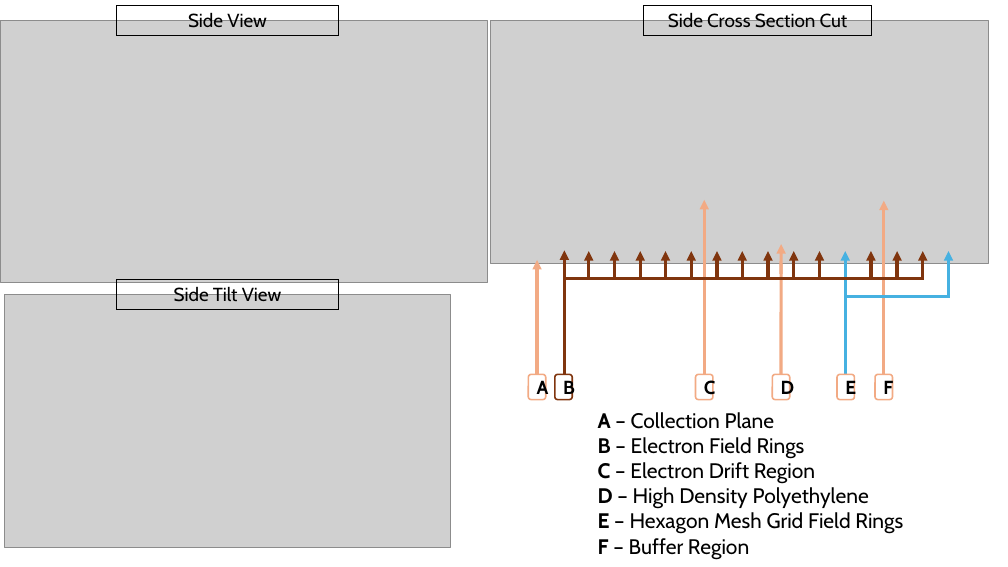
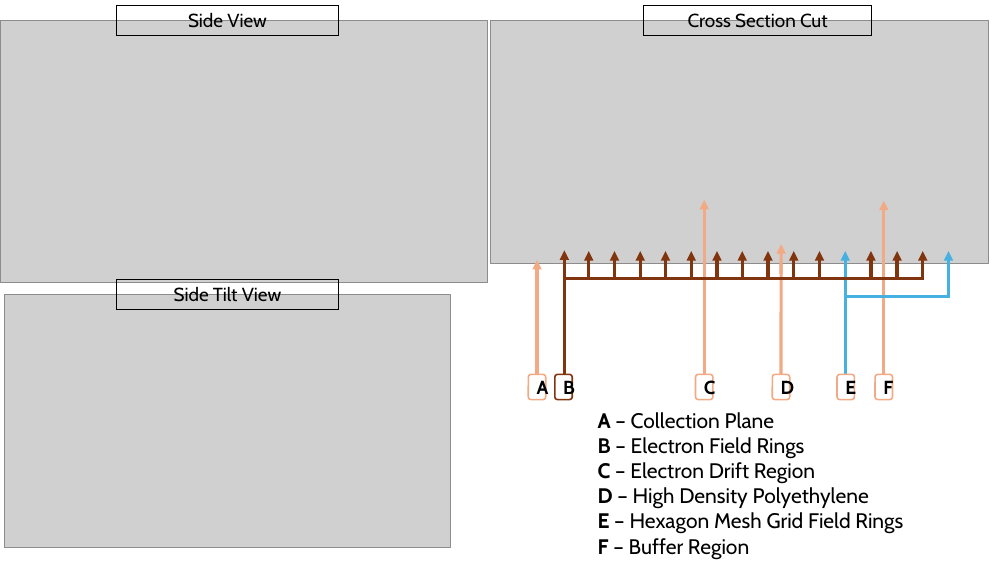
Before and after one commit to barajasalfredo13/UTAH-TPC-Simulation-and-Models, a slide deck: slide 1 of z.ReadMeAssets/UTAH Github.pptx. Drawn at 1008x567 pixels with LibreOffice and Linux fonts; fonts in the diff are those of the drawing; grey boxes stand for pictures. Boxes give left, top, right and bottom in pixels: in the first picture for what was removed or moved away, otherwise in the second. Text is boxed around its words. In the diff, an @@ line names an element or a change of style, - is before the commit and + after.

```diff
--- a/z.ReadMeAssets/UTAH Github.pptx
+++ b/z.ReadMeAssets/UTAH Github.pptx
@@ text in rectangle at bbox=[688, 12, 828, 28]: text changed @@
-Side Cross Section Cut
+Cross Section Cut
```
Also in this commit, not shown: 4 slides added, 15 other files.
